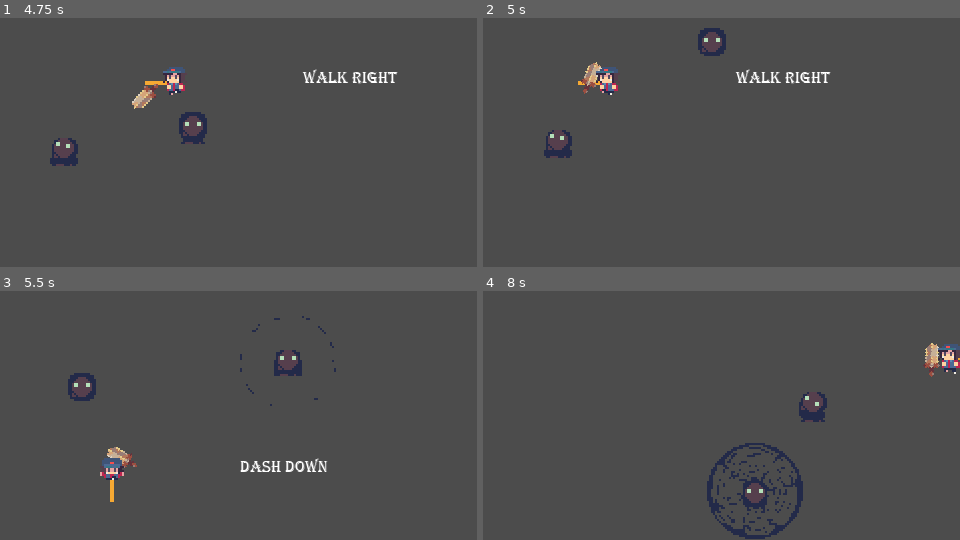
Above: before the commit, frames 1-4 (two rows, left to right).
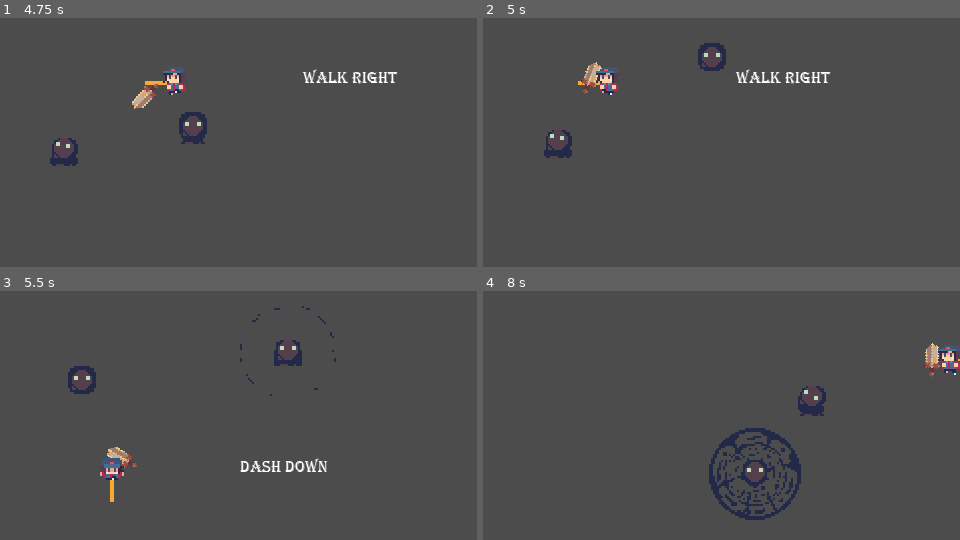
Above: after the commit, the same moments.

Repository: OceanBoy612/SimpleRPG
Game: Godot game, scene res://Code/Enemies/~testing attack/TestingAttack.tscn
The game is run twice, just before and just after one commit, with the same random seed, the same clock (stepped at 60 frames per second) and the same inputs. This scene is started directly instead of the project's main scene.
Inputs (mouse positions are in pixels of both pictures, inside the frame that each line leads up to):
- Up to frame 1 (4.75 s): tap Enter (ui_accept) at 0.5, 0.77, 1.52, 3.02, 3.77, 4.52 s; move the mouse to (295, 67) at 0.52 s; hold Right (ui_right) 0.53-1.28 s; click (295, 67) at 0.6 s; tap Shift (dash) at 0.8, 1.35, 3.05, 3.6 s; move the mouse to (28, 105) at 1.27 s; hold Down (ui_down) 1.28-2.03 s; tap E (interact) at 1.55 s; move the mouse to (outside the picture) at 2.02 s; hold Right (ui_right) 2.03-2.78 s; hold E (interact) 2.03-2.78 s; click (outside the picture) at 2.3 s; move the mouse to (124, 159) at 2.77 s; hold Up (ui_up) 2.78-3.53 s; click (124, 159) at 2.85 s; move the mouse to (348, 140) at 3.52 s; hold E (interact) 3.53-4.28 s; hold Left (ui_left) from 3.53 s (still down); move the mouse to (outside the picture) at 4.27 s; tap Q (drink_potion) at 4.35 s; click (outside the picture) at 4.55 s
- Up to frame 2 (5 s): keep holding Left (ui_left)
- Up to frame 3 (5.5 s): move the mouse to (190, 360) at 5.02 s; release Left (ui_left) at 5.03 s; hold Down (ui_down) from 5.03 s (still down); hold E (interact) from 5.03 s (still down); click (190, 360) at 5.17 s; tap Shift (dash) at 5.3 s
- Up to frame 4 (8 s): move the mouse to (outside the picture) at 5.77 s; release Down (ui_down) at 5.78 s; release E (interact) at 5.78 s; hold Right (ui_right) 5.78-6.53 s; click (outside the picture) at 5.85 s; tap Enter (ui_accept) at 6.02, 6.77, 7.52 s; tap E (interact) at 6.05, 7.35 s; move the mouse to (778, 340) at 6.52 s; hold Up (ui_up) 6.53-7.28 s; tap Shift (dash) at 6.6, 7.55 s; click (778, 340) at 6.8 s; move the mouse to (511, 378) at 7.27 s; hold Right (ui_right) from 7.28 s (still down); click (511, 378) at 7.42 s

Frame 1 is identical in both runs. In frame 2, 0.6% of the frame differs, in the area x 45-51%, y 4-22%; in frame 3, 1.1%; in frame 4, 4.0%, in the area x 46-100%, y 20-100%.

Commit message:
Changed Frim attack animation to move the sprite instead of the kinematic body

Diff:
--- a/src/Code/Enemies/attack.gd
+++ b/src/Code/Enemies/attack.gd
@@ -16,7 +16,7 @@
 
 var dash_speed = 125
 var jump_duration = 0.4
-var jump_height = 300
+var jump_height = 24#300
 var attack_delay = 0.6
 
 
@@ -28,7 +28,9 @@
 
 #	$Tween.interpolate_property(self, "vel",  dash_speed, 0, jump_duration, Tween.TRANS_LINEAR, Tween.EASE_IN, attack_delay)
 	$Tween.interpolate_property(self, "vel",  dash_speed, dash_speed, jump_duration, Tween.TRANS_LINEAR, Tween.EASE_IN, attack_delay)
-	$Tween.interpolate_property(self, "vel2", jump_height, -jump_height, jump_duration, Tween.TRANS_LINEAR, Tween.EASE_IN, attack_delay)
+#	$Tween.interpolate_property(self, "vel2", jump_height, -jump_height, jump_duration, Tween.TRANS_LINEAR, Tween.EASE_IN, attack_delay)
+	$Tween.interpolate_property(anim, "position", Vector2(), Vector2(0, -jump_height), jump_duration/2, Tween.TRANS_CIRC, Tween.EASE_OUT, attack_delay)
+	$Tween.interpolate_property(anim, "position", Vector2(0, -jump_height), Vector2(), jump_duration/2, Tween.TRANS_CIRC, Tween.EASE_IN, attack_delay+jump_duration/2)
 	$Tween.start()
 	dir = (kb.target.global_position - global_position).normalized()
 
--- a/src/Code/Maps/Map1.tscn
+++ b/src/Code/Maps/Map1.tscn
@@ -9,11 +9,6 @@
 [ext_resource path="res://Art/SpriteFrame Resources/old_man_sprite_frames.tres" type="SpriteFrames" id=7]
 [ext_resource path="res://Code/Camera2D/CameraShake/CameraShake.tscn" type="PackedScene" id=8]
 [ext_resource path="res://Code/Enemies/NPC.tscn" type="PackedScene" id=9]
-[ext_resource path="res://Code/Quests/quest1.tres" type="Resource" id=10]
-[ext_resource path="res://Code/dialogue/data/old_man_quest1/complete.tres" type="Resource" id=11]
-[ext_resource path="res://Code/dialogue/data/old_man_quest1/middle.tres" type="Resource" id=12]
-[ext_resource path="res://Code/dialogue/data/old_man_quest1/end.tres" type="Resource" id=13]
-[ext_resource path="res://Code/dialogue/data/old_man_quest1/start.tres" type="Resource" id=14]
 [ext_resource path="res://Code/GUI/PlayerGUI.tscn" type="PackedScene" id=15]
 [ext_resource path="res://Code/Items/Items/Coin.tscn" type="PackedScene" id=16]
 [ext_resource path="res://Code/GUI/CoinCounter.tscn" type="PackedScene" id=17]
@@ -400,33 +395,9 @@
 position = Vector2( 292.035, 152.028 )
 frames = ExtResource( 7 )
 animation = "Idle Right"
+frame = 2
 playing = true
 flip_h = true
-
-[node name="Interactable" parent="YSort/Interactables/librarian" instance=ExtResource( 3 )]
-position = Vector2( 74.6503, 73.5271 )
-vanish_on_interaction = true
-interactions = [ ExtResource( 14 ), ExtResource( 10 ) ]
-
-[node name="Interactable2" parent="YSort/Interactables/librarian" instance=ExtResource( 3 )]
-position = Vector2( 74.6503, 73.5271 )
-disable = true
-enable_on_complete = NodePath("../Interactable")
-interactions = [ ExtResource( 12 ) ]
-disable_on_completed = ExtResource( 10 )
-
-[node name="Interactable3" parent="YSort/Interactables/librarian" instance=ExtResource( 3 )]
-position = Vector2( 74.6503, 73.5271 )
-disable = true
-vanish_on_interaction = true
-interactions = [ ExtResource( 11 ) ]
-enable_on_completed = ExtResource( 10 )
-
-[node name="Interactable4" parent="YSort/Interactables/librarian" instance=ExtResource( 3 )]
-position = Vector2( 74.6503, 73.5271 )
-disable = true
-enable_on_complete = NodePath("../Interactable3")
-interactions = [ ExtResource( 13 ) ]
 
 [node name="InteractableV2" parent="YSort/Interactables/librarian" instance=ExtResource( 27 )]
 multi_conv = SubResource( 20 )
Not shown: 1 places in src/Code/Maps/Map1.tscn that only renumber resources
